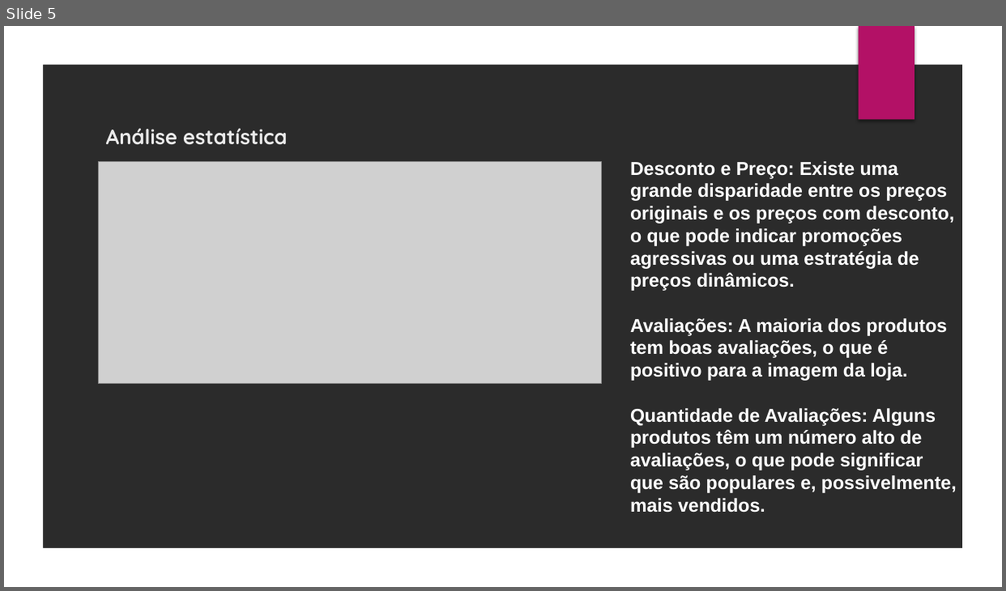
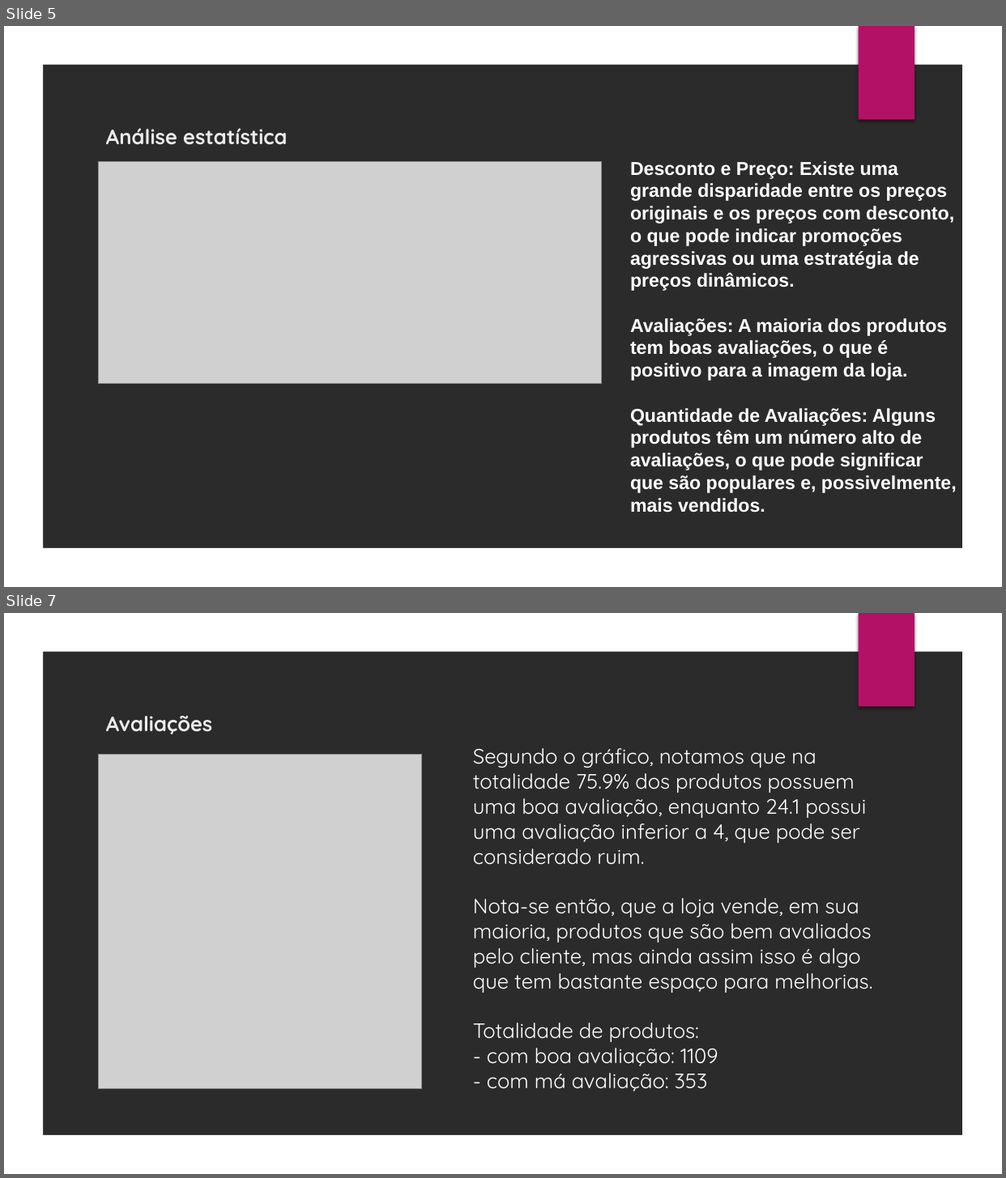
Before and after one commit to iagooteles/projeto_final_infinity, a slide deck: apresentacao_ds_infinity.pptx. Shown one above the other, each under a label of ours: slide 5 before the commit, slides 5 and 7 after it; the slides between them are not shown. The pictures are 1006x591 and 1006x1178 pixels, drawn with LibreOffice and Linux fonts; fonts in the diff are those of the drawing; grey boxes stand for pictures; background and template pictures are left out; a plain dark background stands for a picture behind light text. Boxes give left, top, right and bottom in pixels: in the first picture for what was removed or moved away, otherwise in the second. Text is boxed around its words. In the diff, an @@ line names an element or a change of style, - is before the commit and + after.

```diff
--- a/apresentacao_ds_infinity.pptx
+++ b/apresentacao_ds_infinity.pptx
@@ slide 7 added at (x1=4, y1=613, x2=1002, y2=1174), background picture (left out); not listed: 2 template elements that a slide beside it also shows @@
@@ title added at (x1=106, y1=716, x2=212, y2=735), 20 pt, text #EBEBEB, bold @@
+Avaliações
@@ picture added at (x1=98, y1=755, x2=422, y2=1089) @@
@@ text added at (x1=473, y1=748, x2=872, y2=1092), 20 pt, text #FFFFFF @@
+Segundo o gráfico, notamos que na totalidade 75.9% dos produtos possuem uma boa avaliação, enquanto 24.1 possui uma avaliação inferior a 4, que pode ser considerado ruim.
+Nota-se então, que a loja vende, em sua maioria, produtos que são bem avaliados pelo cliente, mas ainda assim isso é algo que tem bastante espaço para melhorias.
+Totalidade de produtos:
+- com boa avaliação: 1109
+- com má avaliação: 353
```
Also in this commit, not shown: 1 slide changed, 3 other slides added.
